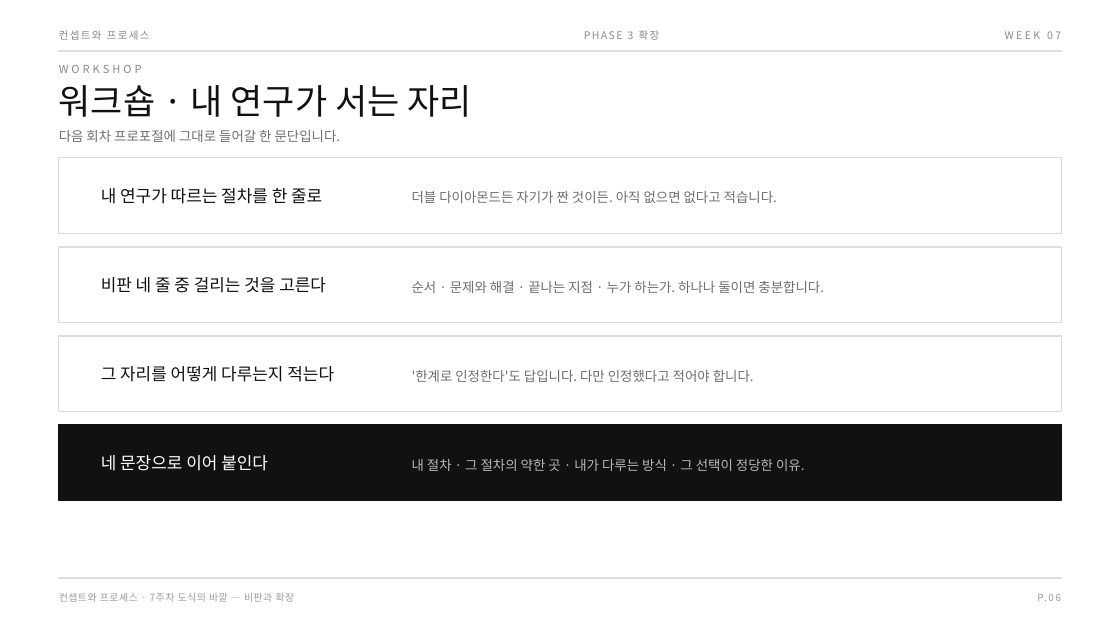
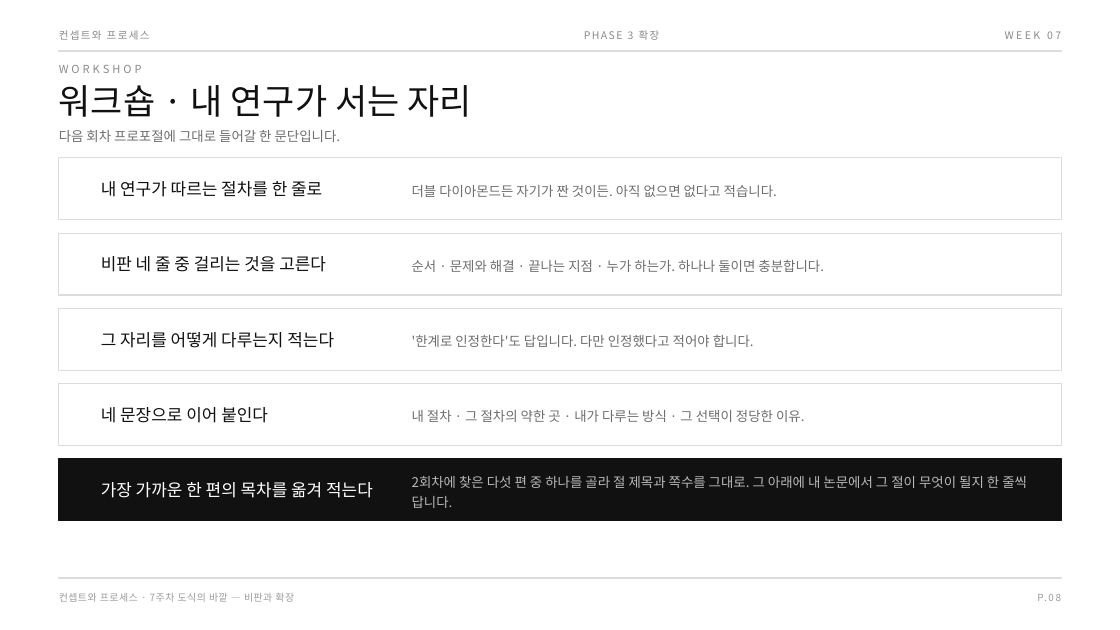
Before and after one commit to design-eng/MIN.D, a slide deck: slide 14 of dist/weeks-대학원/컨셉트와프로세스_07주차_확장과비판.pptx (slide 11 before the commit). Drawn at 1120x630 pixels with LibreOffice and Linux fonts; fonts in the diff are those of the drawing. Boxes give left, top, right and bottom in pixels: in the first picture for what was removed or moved away, otherwise in the second. Text is boxed around its words. In the diff, an @@ line names an element or a change of style, - is before the commit and + after.

```diff
--- a/dist/weeks-대학원/컨셉트와프로세스_07주차_확장과비판.pptx
+++ b/dist/weeks-대학원/컨셉트와프로세스_07주차_확장과비판.pptx
@@ rectangle: place and size @@
-rectangle at [59,158,1061,234]
+rectangle at [59,158,1061,220]
@@ text "내 연구가 따르는 절차를 한 ...": place and size @@
-text "내 연구가 따르는 절차를 한 ..." at [101,188,322,204]
+text "내 연구가 따르는 절차를 한 ..." at [101,181,322,197]
@@ text "더블 다이아몬드든 자기가 짠 것이든. ...": place and size @@
-text "더블 다이아몬드든 자기가 짠 것이든. ..." at [412,191,777,203]
+text "더블 다이아몬드든 자기가 짠 것이든. ..." at [412,185,777,197]
@@ rectangle: place and size @@
-rectangle at [59,247,1061,323]
+rectangle at [59,234,1061,296]
@@ text "비판 네 줄 중 걸리는 ...": place and size @@
-text "비판 네 줄 중 걸리는 ..." at [101,277,326,293]
+text "비판 네 줄 중 걸리는 ..." at [101,256,326,272]
@@ text "순서 · 문제와 해결 · ...": place and size @@
-text "순서 · 문제와 해결 · ..." at [412,281,824,293]
+text "순서 · 문제와 해결 · ..." at [412,260,824,272]
@@ rectangle: place and size @@
-rectangle at [59,336,1061,412]
+rectangle at [59,308,1061,371]
@@ text "그 자리를 어떻게 다루는지 적는다": place and size @@
-text "그 자리를 어떻게 다루는지 적는다" at [101,366,334,382]
+text "그 자리를 어떻게 다루는지 적는다" at [101,332,334,348]
@@ text "'한계로 인정한다'도 답입니다. 다만 인정했다고 ...": place and size @@
-text "'한계로 인정한다'도 답입니다. 다만 인정했다고 ..." at [412,370,754,382]
+text "'한계로 인정한다'도 답입니다. 다만 인정했다고 ..." at [412,335,754,347]
@@ rectangle: place and size @@
-rectangle at [59,425,1061,501]
+rectangle at [59,384,1061,446]
@@ rectangle at [59,384,1061,446]: fill #111111 to #FFFFFF; outline #111111 1 pt to #DCDCDC 1 pt @@
@@ text "네 문장으로 이어 붙인다": place and size @@
-text "네 문장으로 이어 붙인다" at [101,455,268,471]
+text "네 문장으로 이어 붙인다" at [101,407,268,423]
@@ text "네 문장으로 이어 붙인다" at [101,407,268,423]: text colour #FFFFFF to #111111 @@
@@ text "내 절차 · 그 절차의 ...": place and size @@
-text "내 절차 · 그 절차의 ..." at [412,459,804,471]
+text "내 절차 · 그 절차의 ..." at [412,410,804,422]
@@ text "내 절차 · 그 절차의 ..." at [412,410,804,422]: text colour #B8B8B8 to #6E6E6E @@
@@ rectangle added at [59,459,1061,521], fill #111111, outline #111111 1 pt @@
@@ text added at [412,476,1027,508], 11.5 pt, text #B8B8B8 @@
+2회차에 찾은 다섯 편 중 하나를 골라 절 제목과 쪽수를 그대로. 그 아래에 내 논문에서 그 절이 무엇이 될지 한 줄씩 답니다.
@@ text added at [101,482,373,498], 14.5 pt, text #FFFFFF @@
+가장 가까운 한 편의 목차를 옮겨 적는다
```
Also in this commit, not shown: 4 other slides changed, 3 slides added, 9 other files.
